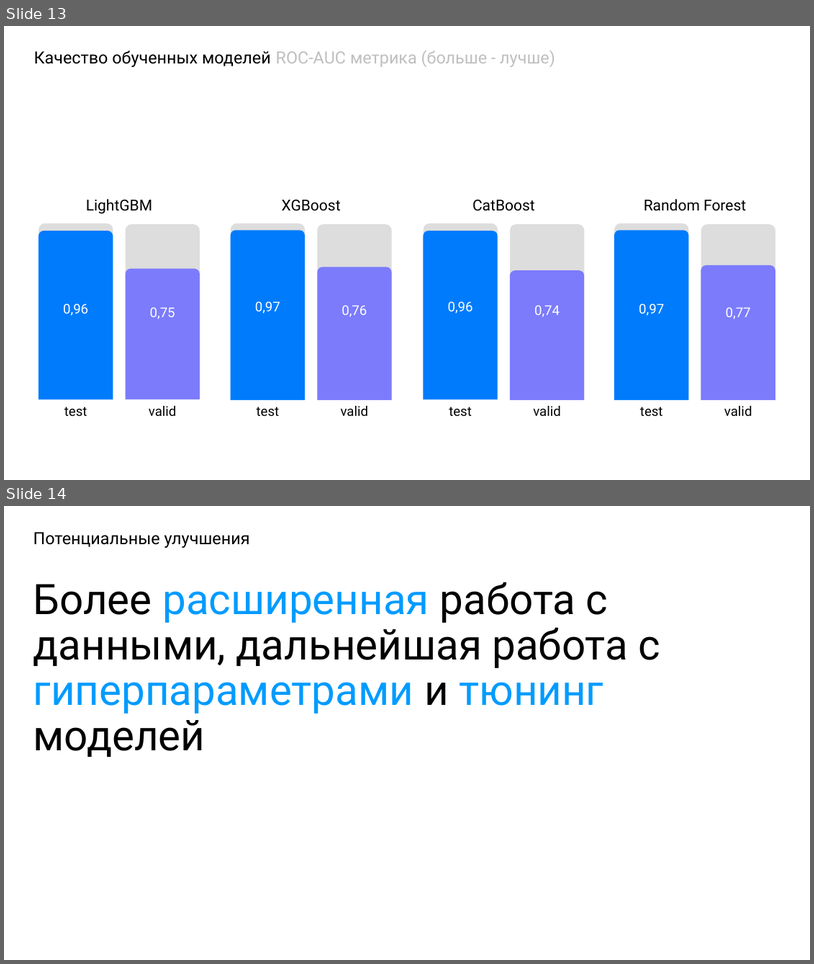
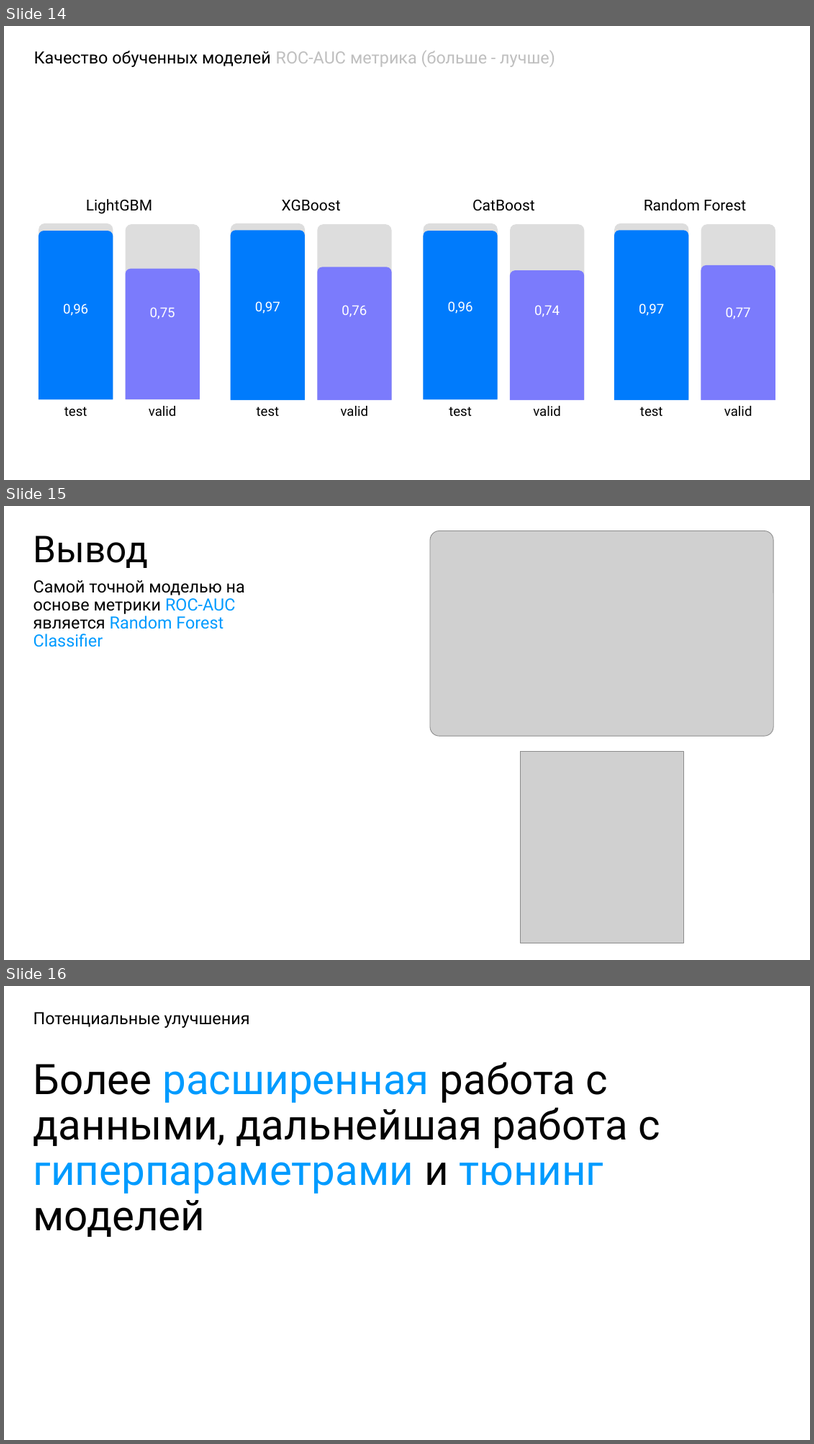
Before and after one commit to kalkulator777/dota3.5, a slide deck: presentation.pptx. Shown one above the other, each under a label of ours: slides 13 and 14 before the commit, slides 14, 15 and 16 after it. The pictures are 814x964 and 814x1444 pixels, drawn with LibreOffice and Linux fonts; fonts in the diff are those of the drawing; grey boxes stand for pictures. Boxes give left, top, right and bottom in pixels: in the first picture for what was removed or moved away, otherwise in the second. Text is boxed around its words. In the diff, an @@ line names an element or a change of style, - is before the commit and + after.

```diff
--- a/presentation.pptx
+++ b/presentation.pptx
@@ slide 15 added at (4, 506, 810, 960), background #FFFFFF @@
@@ title added at (34, 536, 149, 568), 44 pt, text #000000 @@
+Вывод
@@ picture added at (430, 530, 774, 736) @@
@@ text added at (34, 580, 245, 647), 20 pt, text #000000 @@
+Самой точной моделью на основе метрики ROC-AUC является Random Forest Classifier
@@ picture added at (521, 751, 684, 943) @@
@@ what was slide 13 is now slide 14 @@
@@ what was slide 14 is now slide 16 @@
```
Also in this commit, not shown: 1 other slide added, 4 other files.
